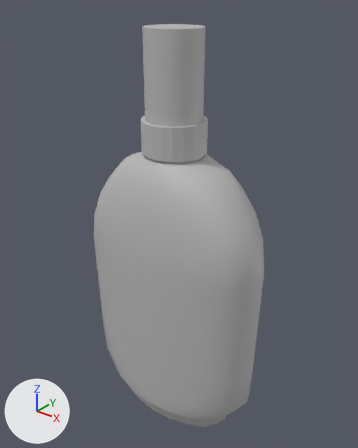
One commit to the FBX model Assets/Models/disinfectantspray.fbx: the scene before it, then after it.
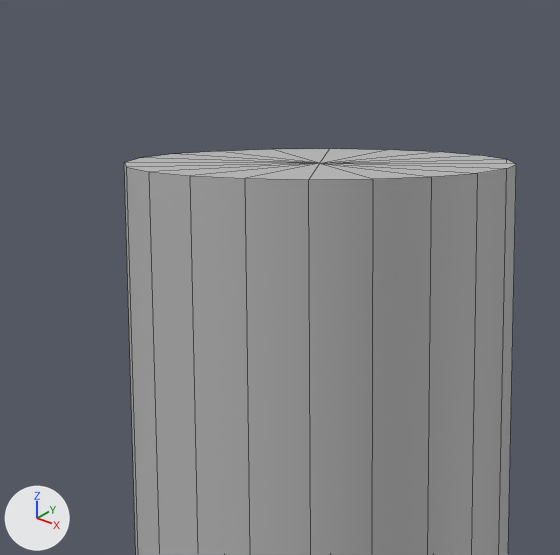
Each version is shown whole from a camera (50 mm lens) standing at (0.4036, 0.0149, 0.8871) and looking at (0.3355, 0.1, 0.8344), then close up on the part from 34% to 59% of the width and 0% to 20% of the height. Lighting does not change. The marker at lower left points along +X, +Y and +Z. The close-ups show mesh edges as thin lines. Where no turn or scale is listed for an object, it has been applied to the vertices.

Objects in the first close-up: 'spray'.
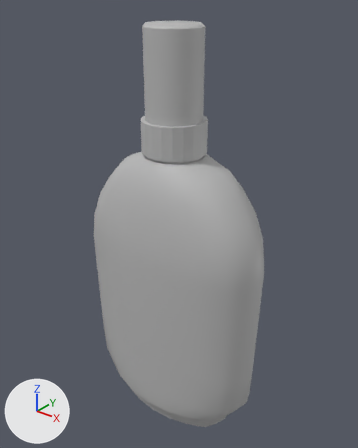
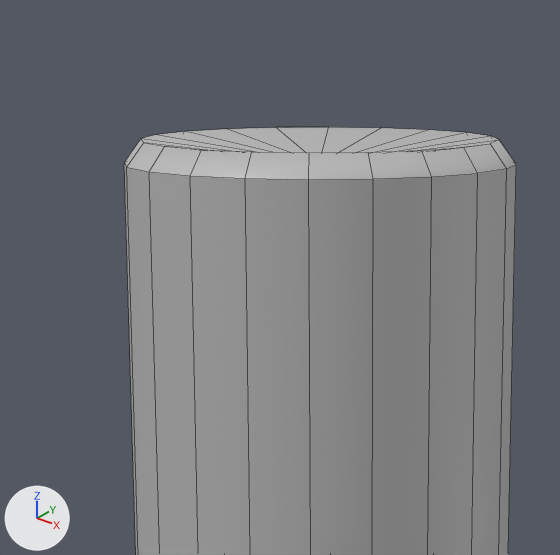
The newer file is also turned or shifted as a whole; pictures and numbers use the older file's frame.

What differs and where, as boxes (x1, y1, x2, y2) in the close-ups (560 x 555 px):
```json
{"object": "spray", "change": "reshaped", "before": [124, 149, 516, 555], "after": [124, 127, 516, 555]}
{"part": 1, "of": "me_mesh", "change": "built on", "before": [124, 149, 516, 180], "after": [124, 127, 516, 180]}
```

The change, as JSON lines over the scene's bpy script:
```json
{"block": "me_mesh", "where": "# used by ob_spray; location = (0.33566, 0.09813, 0.84973)"}
{"op": "remove", "block": "me_mesh", "code": "me_mesh.from_pydata(...)  # 362 vertices, 380 faces; spans x -0.0241..0.0241, y -0.0126..0.0126, z -0.0672..0.0296"}
{"op": "add", "block": "me_mesh", "code": "me_mesh.from_pydata(...)  # 382 vertices, 400 faces; spans x -0.0241..0.0241, y -0.0126..0.0126, z -0.0672..0.0303"}
{"block": "me_mesh", "change": "me_mesh part 1"}
{"block": "me_mesh", "change": "20 faces are deleted"}
{"block": "me_mesh", "change": "20 vertices are added at x -0.0058..0.0058, y -0.0058..0.0058, z 0.0303"}
{"block": "me_mesh", "change": "40 new faces join them"}
```
